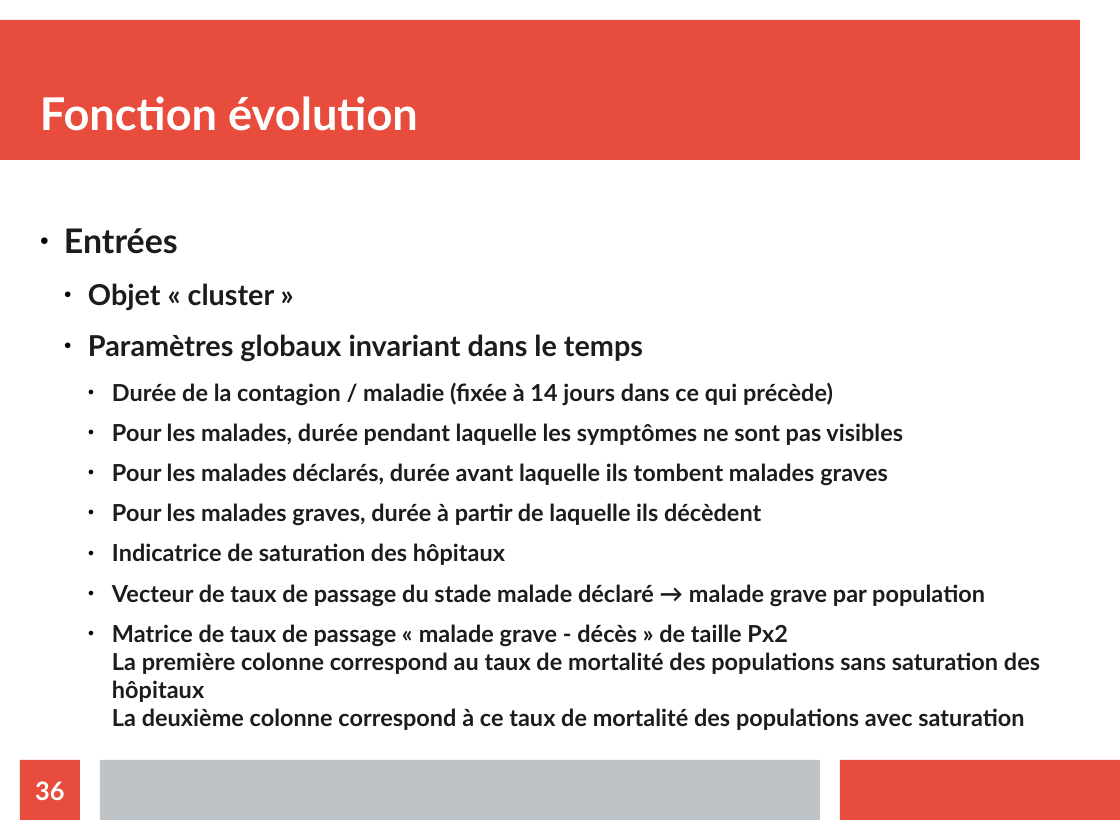
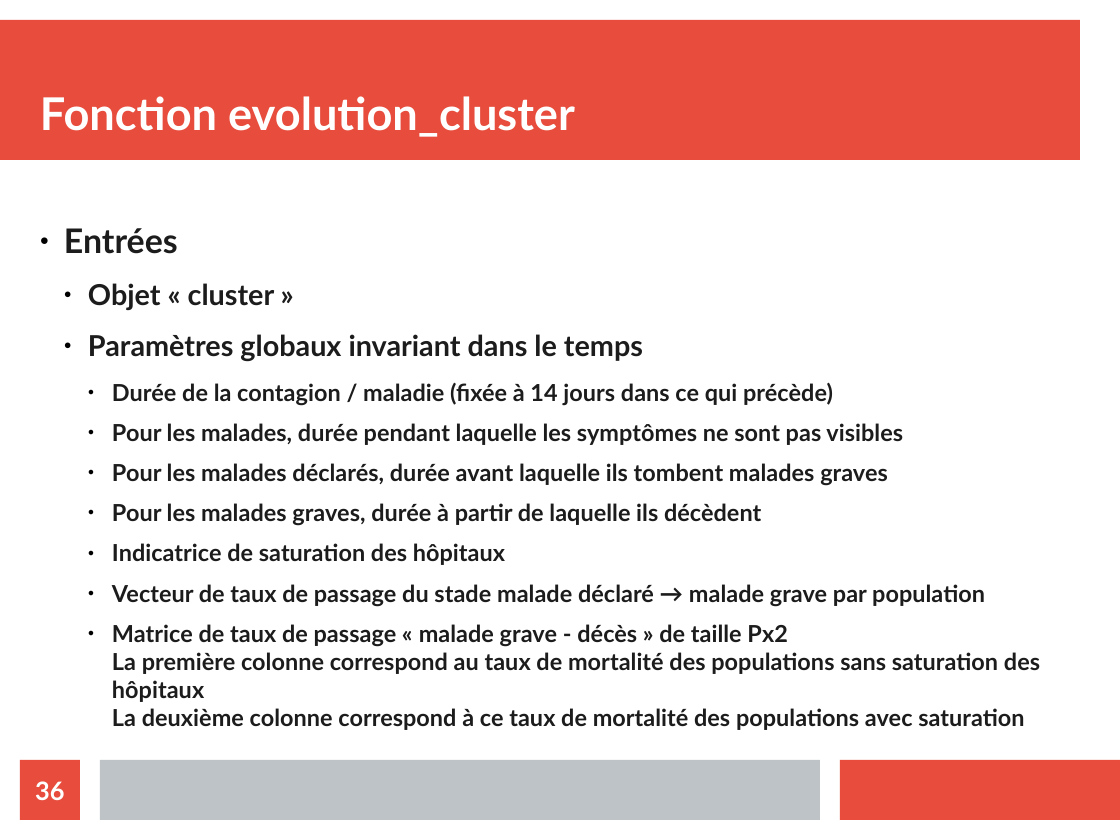
Before and after one commit to ludovicth/covid-19, a slide deck: slide 36 of Réflexions épidémie.odp. Drawn at 1120x840 pixels with LibreOffice and Linux fonts; fonts in the diff are those of the drawing. Boxes give left, top, right and bottom in pixels: in the first picture for what was removed or moved away, otherwise in the second. Text is boxed around its words. In the diff, an @@ line names an element or a change of style, - is before the commit and + after.

```diff
--- a/Réflexions épidémie.odp
+++ b/Réflexions épidémie.odp
@@ title at (x1=40, y1=96, x2=575, y2=137): text changed @@
-Fonction évolution
+Fonction evolution_cluster
```
Also in this commit, not shown: 7 other slides changed.
